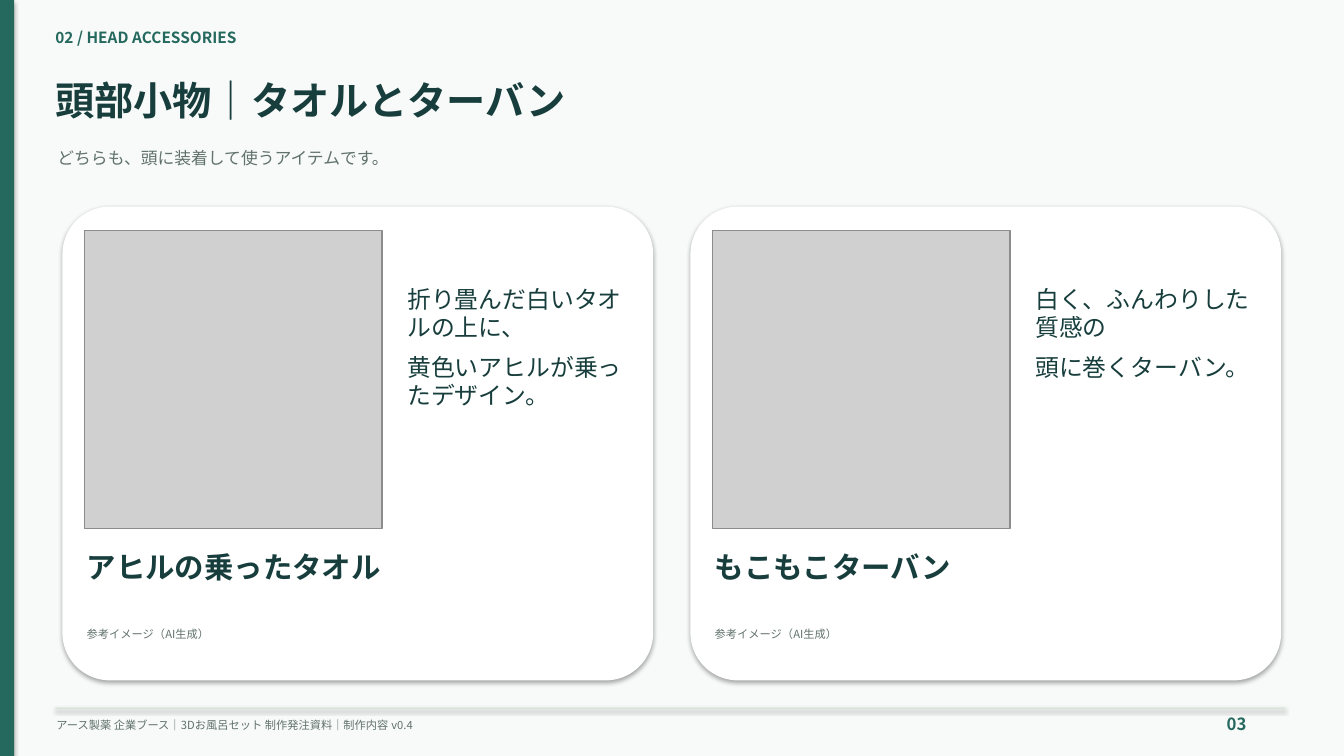
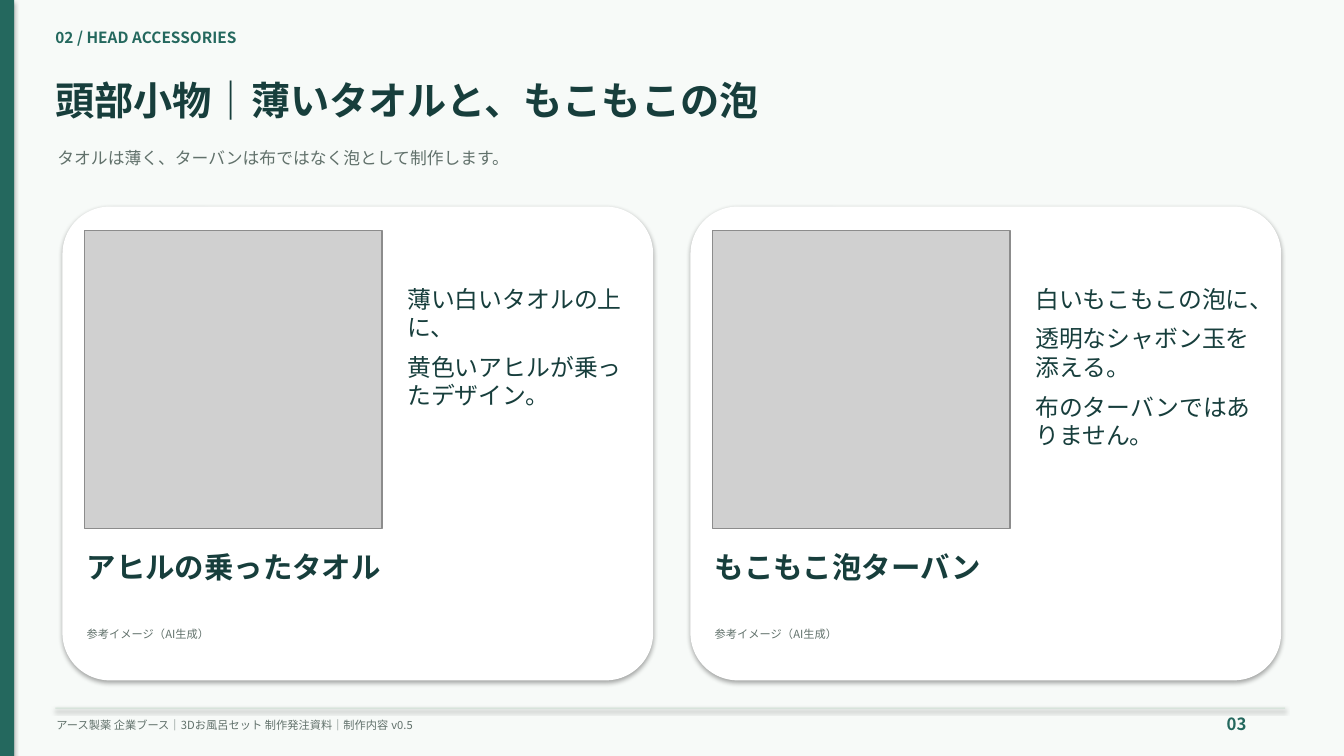
Before and after one commit to morishihikky/cordex, a slide deck: slide 3 of documents/slides/bath-set-production-slides.pptx. Drawn at 1344x756 pixels with LibreOffice and Linux fonts; fonts in the diff are those of the drawing; grey boxes stand for pictures. Boxes give left, top, right and bottom in pixels: in the first picture for what was removed or moved away, otherwise in the second. Text is boxed around its words. In the diff, an @@ line names an element or a change of style, - is before the commit and + after.

```diff
--- a/documents/slides/bath-set-production-slides.pptx
+++ b/documents/slides/bath-set-production-slides.pptx
@@ text at bbox=[55, 80, 758, 120]: text changed @@
-頭部小物｜タオルとターバン
+頭部小物｜薄いタオルと、もこもこの泡
@@ text at bbox=[57, 150, 509, 166]: text changed @@
-どちらも、頭に装着して使うアイテムです。
+タオルは薄く、ターバンは布ではなく泡として制作します。
@@ text at bbox=[407, 288, 622, 337]: text changed @@
-折り畳んだ白いタオルの上に、
+薄い白いタオルの上に、
@@ text at bbox=[1035, 288, 1273, 446]: text changed @@
-白く、ふんわりした質感の
-頭に巻くターバン。
+白いもこもこの泡に、
+透明なシャボン玉を添える。
+布のターバンではありません。
@@ text at bbox=[715, 553, 981, 581]: text changed @@
-もこもこターバン
+もこもこ泡ターバン
@@ text at bbox=[56, 719, 412, 730]: text changed @@
-アース製薬 企業ブース｜3Dお風呂セット 制作発注資料｜制作内容 v0.4
+アース製薬 企業ブース｜3Dお風呂セット 制作発注資料｜制作内容 v0.5
```
Also in this commit, not shown: 7 other slides changed, 19 other files.
